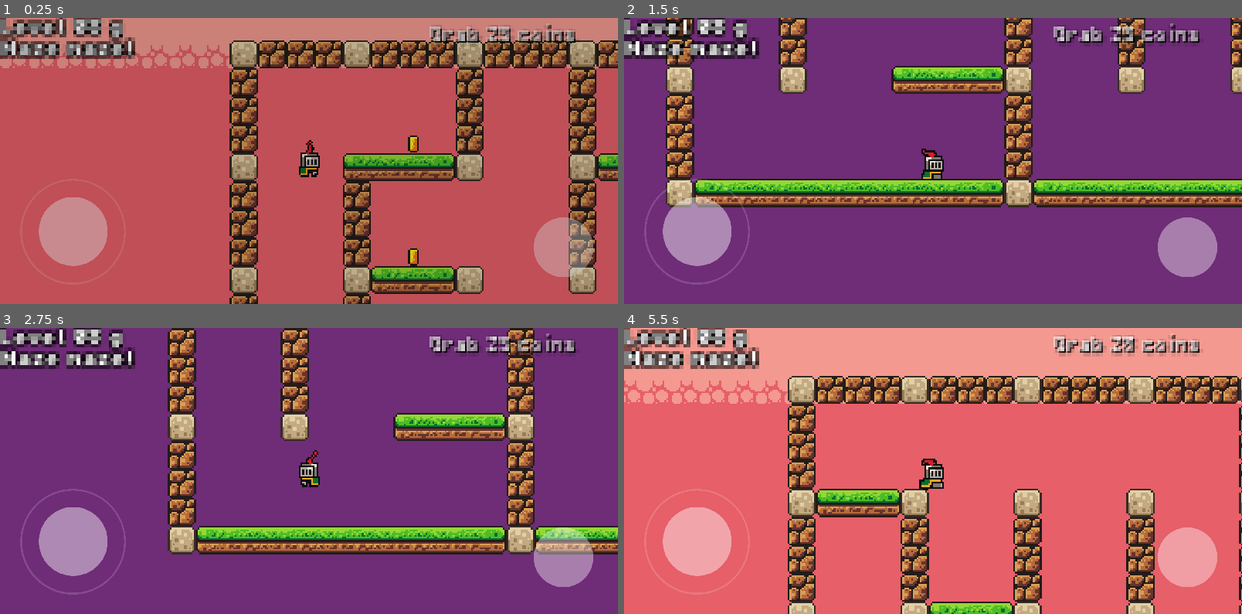
Above: before the commit, frames 1-4 (two rows, left to right).
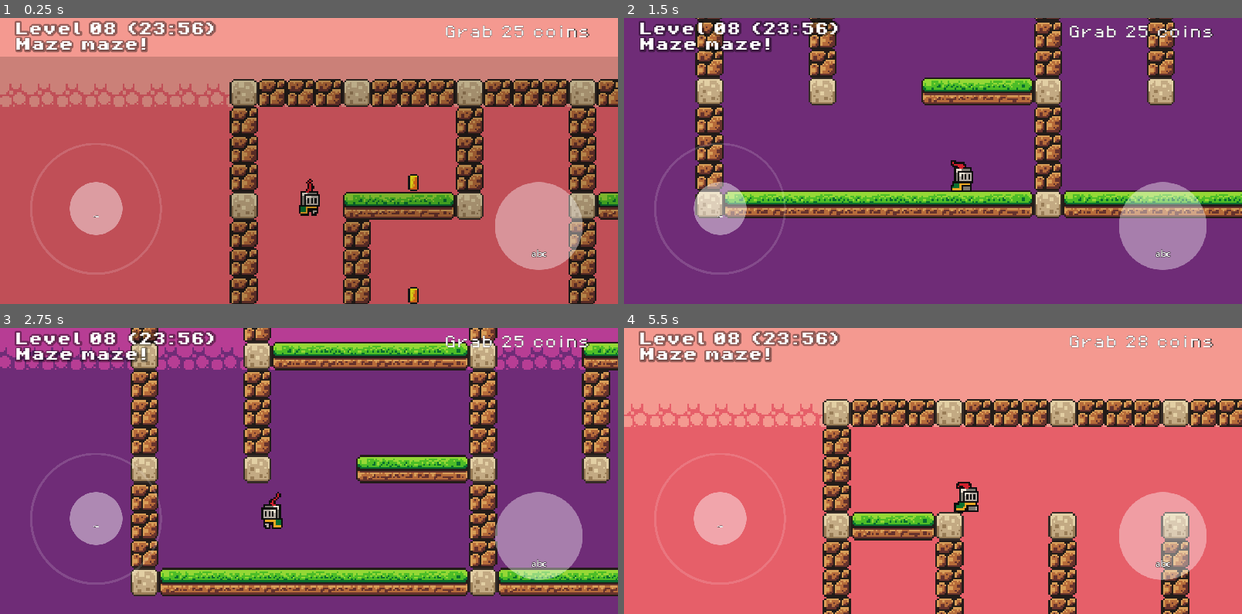
Above: after the commit, the same moments.

Repository: olivierpons/godot-prout-2d
Game: Godot game, scene res://scene/levels/level_08.tscn
Same seed, same stepped clock (60 frames per second), same inputs: the game is played once before the commit and once after it.
Inputs (mouse positions are in pixels of both pictures, inside the frame that each line leads up to):
- Up to frame 1 (0.25 s): no input
- Up to frame 2 (1.5 s): move the mouse to (1068, 146) at 0.52 s; hold D (move_right) 0.53-1.25 s; hold Delete (jump) 0.53-1.25 s; click (1068, 146) at 0.67 s; drag from (809, 175) to (1118, 115) at 1.27 s
- Up to frame 3 (2.75 s): move the mouse to (370, 408) at 2.02 s; hold A (move_left) from 2.03 s (still down); hold Delete (jump) from 2.03 s (still down); click (370, 408) at 2.17 s
- Up to frame 4 (5.5 s): release A (move_left) at 2.75 s; release Delete (jump) at 2.75 s; drag from (902, 528) to (747, 428) at 2.77 s; move the mouse to (1118, 513) at 3.52 s; hold D (move_right) 3.53-4.25 s; hold Delete (jump) 3.53-4.25 s; click (1118, 513) at 3.67 s; tap R (restart_level) at 4.15 s; drag from (747, 428) to (920, 505) at 4.27 s; move the mouse to (963, 471) at 5.02 s; hold D (move_right) from 5.03 s (still down); hold Delete (jump) from 5.03 s (still down); click (963, 471) at 5.17 s

The runs differ from the first frame. In frame 1, 48% of the frame differs, in the area x 0-100%, y 0-100%; in frame 2, 36%; in frame 3, 52%, in the area x 0-100%, y 0-94%; in frame 4, 42%.

Commit message:
Trying something else. Export seems buggy on Windows

Diff:
--- a/project.godot
+++ b/project.godot
@@ -33,6 +33,10 @@
 "res://scene/": "orange",
 "res://scripts/": "blue"
 }
+
+[filesystem]
+
+import/blender/enabled=false
 
 [input]
 
@@ -90,10 +94,10 @@
 [input_devices]
 
 pointing/emulate_touch_from_mouse=true
+pointing/emulate_mouse_from_touch=false
 
 [rendering]
 
 textures/canvas_textures/default_texture_filter=0
-renderer/rendering_method="gl_compatibility"
-renderer/rendering_method.mobile="gl_compatibility"
+renderer/rendering_method="mobile"
 textures/vram_compression/import_etc2_astc=true
--- a/scene/levels/level_08.tscn
+++ b/scene/levels/level_08.tscn
@@ -49,62 +49,16 @@
 script = ExtResource("4_g0faw")
 exit_door = NodePath("../exit_door")
 
-[node name="Player" parent="." instance=ExtResource("3_l6i2a")]
+[node name="Player" parent="." node_paths=PackedStringArray("label_last_modified") instance=ExtResource("3_l6i2a")]
 position = Vector2(-1168, -210)
+label_last_modified = NodePath("../CanvasLayer2/LabelLevel")
 
 [node name="Camera2D" type="Camera2D" parent="Player"]
-position = Vector2(0, -11)
+position = Vector2(0, -12)
 zoom = Vector2(4, 4)
 process_callback = 0
 limit_bottom = 280
-
-[node name="LabelScore" type="Label" parent="Player/Camera2D"]
-unique_name_in_owner = true
-offset_left = 68.0
-offset_top = -81.0
-offset_right = 174.0
-offset_bottom = -61.0
-theme_override_colors/font_color = Color(1, 1, 1, 1)
-theme_override_colors/font_shadow_color = Color(0, 0, 0, 1)
-theme_override_fonts/font = ExtResource("4_k2vn0")
-theme_override_font_sizes/font_size = 8
-text = "Grab XXX coins."
-vertical_alignment = 1
-metadata/_edit_use_anchors_ = true
-
-[node name="mobile_actions" parent="Player/Camera2D" instance=ExtResource("5_5tg0y")]
-position = Vector2(144, 49)
-scale = Vector2(0.17, 0.17)
-
-[node name="mobile-joystick" parent="Player/Camera2D" instance=ExtResource("6_wcp6a")]
-position = Vector2(-134, 40)
-scale = Vector2(0.4, 0.4)
-
-[node name="LabelLevel" type="Label" parent="Player/Camera2D"]
-offset_left = -176.0
-offset_top = -80.0
-offset_right = -24.0
-offset_bottom = -70.0
-theme_override_colors/font_shadow_color = Color(0, 0, 0, 1)
-theme_override_constants/shadow_offset_x = 0
-theme_override_constants/shadow_offset_y = 0
-theme_override_constants/shadow_outline_size = 4
-theme_override_fonts/font = ExtResource("7_efxrt")
-theme_override_font_sizes/font_size = 8
-text = "Level 08 g"
-
-[node name="LabelDesc" type="Label" parent="Player/Camera2D"]
-offset_left = -175.0
-offset_top = -68.0
-offset_right = -23.0
-offset_bottom = -58.0
-theme_override_colors/font_shadow_color = Color(0, 0, 0, 1)
-theme_override_constants/shadow_offset_x = 0
-theme_override_constants/shadow_offset_y = 0
-theme_override_constants/shadow_outline_size = 4
-theme_override_fonts/font = ExtResource("7_efxrt")
-theme_override_font_sizes/font_size = 8
-text = "Maze maze!"
+position_smoothing_enabled = true
 
 [node name="FadeInOut" parent="Player" instance=ExtResource("8_s5f6x")]
 visible = false
@@ -128,3 +82,47 @@
 [node name="Labels" type="Node" parent="."]
 
 [node name="Monsters" type="Node" parent="."]
+
+[node name="CanvasLayer2" type="CanvasLayer" parent="."]
+
+[node name="LabelScore" type="Label" parent="CanvasLayer2"]
+unique_name_in_owner = true
+offset_left = 1005.0
+offset_top = 15.0
+offset_right = 1385.0
+offset_bottom = 47.0
+theme_override_colors/font_color = Color(1, 1, 1, 1)
+theme_override_colors/font_shadow_color = Color(0, 0, 0, 1)
+theme_override_fonts/font = ExtResource("4_k2vn0")
+theme_override_font_sizes/font_size = 32
+text = "Grab XXX coins."
+vertical_alignment = 1
+
+[node name="LabelLevel" type="Label" parent="CanvasLayer2"]
+offset_left = 31.0
+offset_top = 8.0
+offset_right = 431.0
+offset_bottom = 40.0
+theme_override_colors/font_shadow_color = Color(0, 0, 0, 0.384314)
+theme_override_constants/shadow_outline_size = 16
+theme_override_fonts/font = ExtResource("7_efxrt")
+theme_override_font_sizes/font_size = 32
+text = "Level 08 (23:56)"
+
+[node name="LabelDesc" type="Label" parent="CanvasLayer2"]
+offset_left = 32.0
+offset_top = 44.0
+offset_right = 336.0
+offset_bottom = 76.0
+theme_override_colors/font_shadow_color = Color(0, 0, 0, 0.384314)
+theme_override_constants/shadow_outline_size = 16
+theme_override_fonts/font = ExtResource("7_efxrt")
+theme_override_font_sizes/font_size = 32
+text = "Maze maze!"
+
+[node name="mobile-joystick" parent="CanvasLayer2" instance=ExtResource("6_wcp6a")]
+position = Vector2(216, 432)
+scale = Vector2(0.3, 0.3)
+
+[node name="mobile_actions" parent="CanvasLayer2" instance=ExtResource("5_5tg0y")]
+position = Vector2(1220, 472)
--- a/scene/mobile_actions.tscn
+++ b/scene/mobile_actions.tscn
@@ -16,5 +16,17 @@
 self_modulate = Color(1, 1, 1, 0.388235)
 texture = ExtResource("1_4e3wx")
 
+[node name="Label" type="Label" parent="."]
+offset_left = -67.0
+offset_top = 47.0
+offset_right = 67.0
+offset_bottom = 70.0
+theme_override_colors/font_outline_color = Color(0, 0, 0, 1)
+theme_override_constants/outline_size = 3
+theme_override_font_sizes/font_size = 20
+text = "abc"
+horizontal_alignment = 1
+vertical_alignment = 1
+
 [connection signal="pressed" from="." to="." method="_on_pressed"]
 [connection signal="released" from="." to="." method="_on_released"]
--- a/scene/mobile_joystick.tscn
+++ b/scene/mobile_joystick.tscn
@@ -5,33 +5,36 @@
 [ext_resource type="Texture2D" uid="uid://b004f151aiugy" path="res://assets/sprites/joystick_mobile/circle.png" id="4_mjudl"]
 
 [sub_resource type="CircleShape2D" id="CircleShape2D_6yucc"]
-radius = 80.0
+radius = 600.0
 
-[node name="mobile-joystick" type="TouchScreenButton"]
-self_modulate = Color(1, 1, 1, 0.4)
-shape = SubResource("CircleShape2D_6yucc")
-passby_press = true
-visibility_mode = 1
-script = ExtResource("1_jlxgm")
-circle_size = 80.0
-
-[node name="joystick circle" type="Sprite2D" parent="."]
+[node name="joystick circle" type="Sprite2D"]
 self_modulate = Color(1, 1, 1, 0.145098)
 scale = Vector2(0.15, 0.15)
 texture = ExtResource("4_mjudl")
 
 [node name="knob" type="Sprite2D" parent="."]
 self_modulate = Color(1, 1, 1, 0.439216)
-scale = Vector2(0.49, 0.49)
+scale = Vector2(2, 2)
 texture = ExtResource("4_lsjmd")
 
 [node name="Label" type="Label" parent="."]
 offset_left = -67.0
 offset_top = 47.0
 offset_right = 67.0
-offset_bottom = 70.0
+offset_bottom = 73.0
+theme_override_colors/font_outline_color = Color(0, 0, 0, 1)
+theme_override_constants/outline_size = 4
+theme_override_font_sizes/font_size = 18
+text = "aabb"
 horizontal_alignment = 1
 vertical_alignment = 1
 
-[connection signal="pressed" from="." to="." method="_on_pressed"]
-[connection signal="released" from="." to="." method="_on_released"]
+[node name="mobile-joystick" type="TouchScreenButton" parent="."]
+self_modulate = Color(1, 1, 1, 0.4)
+shape = SubResource("CircleShape2D_6yucc")
+passby_press = true
+script = ExtResource("1_jlxgm")
+circle_size = 600.0
+
+[connection signal="pressed" from="mobile-joystick" to="mobile-joystick" method="_on_pressed"]
+[connection signal="released" from="mobile-joystick" to="mobile-joystick" method="_on_released"]
--- a/scripts/game_manager.gd
+++ b/scripts/game_manager.gd
@@ -3,6 +3,7 @@
 @export var debug: bool = false
 @export var audio_stream: AudioStream = null
 @onready var timer_open_door = $TimerOpenDoor
+@onready var game = $".."
 
 var _label_score: Label = null
 var to_collect = 0
@@ -37,7 +38,7 @@
 			.find_child("FadeInOut", true, false)
 			.find_child("AnimationPlayer", true, false)
 	)
-	_label_score = player.find_child("LabelScore", true, false)
+	_label_score = game.find_child("LabelScore", true, false)
 	call_deferred("_count_coins")
 
 func _count_coins():
@@ -48,8 +49,8 @@
 	exit_door = get_tree().get_nodes_in_group("exit")[0]
 	refresh_collected()
 
-func _process(_delta):
-	if Input.is_action_just_pressed("restart_level"):
+func _input(event):
+	if event.is_action_pressed("restart_level"):
 		get_tree().reload_current_scene()
 
 func _on_timer_open_door_timeout():
--- a/scripts/global.gd
+++ b/scripts/global.gd
@@ -68,3 +68,27 @@
 
 func fade_all() -> void:
 	_anim_player.play("fade_all")
+
+func set_text_to_last_modified(label: Label):
+	var scene_path = get_tree().current_scene.scene_file_path
+	var modification_time = FileAccess.get_modified_time(scene_path)
+	if modification_time != 0:
+		# Convertissez le timestamp Unix en date et heure lisible
+		var date_time_dict: Dictionary = Time.get_datetime_dict_from_unix_time(
+			modification_time
+		)
+		var time_zone_dict: Dictionary = Time.get_time_zone_from_system()
+		var minutes_bias: int = time_zone_dict["bias"]
+		date_time_dict["hour"] += minutes_bias / 60
+		date_time_dict["minute"] += minutes_bias % 60
+		var formatted_date: String = "%02d-%02d-%04d %02d:%02d:%02d" % [
+			date_time_dict["day"],
+			date_time_dict["month"],
+			date_time_dict["year"],
+			date_time_dict["hour"],
+			date_time_dict["minute"],
+			date_time_dict["second"]
+		]
+		label.text = formatted_date
+	else:
+		label.text = "Impossible de récupérer les informations de modification."
--- a/scripts/mobile/joystick.gd
+++ b/scripts/mobile/joystick.gd
@@ -1,7 +1,7 @@
 extends Node2D
 
-@onready var knob = $knob
-@onready var label = $Label
+@onready var knob = $"../knob"
+@onready var label = $"../Label"
 @export var return_duration: float =  0.5
 @export var circle_size: float = 100
 var current_direction: Vector2 = Vector2.ZERO
@@ -16,29 +16,29 @@
 	if event is InputEventScreenDrag and index_dragging >= 0:
 		var local_mouse_pos: Vector2 = to_local(get_global_mouse_position())
 		if event.get_index() == index_dragging:
-			label.text += "." + str(index_dragging)
+			label.text += str(index_dragging)
 			update_knob_position(local_mouse_pos)
 		else:
 			label.text += "?" + str(index_dragging)
-	elif event is InputEventScreenTouch:
-		var local_mouse_pos: Vector2 = to_local(get_global_mouse_position())
-		if event.pressed and index_dragging < 0:
-			if (local_mouse_pos - knob.position).length() <= circle_size:
-				index_dragging = event.get_index()
-				label.text = "new: " + str(index_dragging)
-				update_knob_position(local_mouse_pos)
-		elif not event.pressed and index_dragging >= 0:
-			label.text += "-" + str(index_dragging)
-			index_dragging = -1
-			var tween = create_tween()
-			tween.tween_property(
-				knob, "position", knob_local_position, return_duration
-			).set_trans(Tween.TRANS_CUBIC).set_ease(Tween.EASE_OUT)
-			# reset_input_actions:
-			Input.action_release("move_left")
-			Input.action_release("move_right")
-			Input.action_release("move_up")
-			Input.action_release("move_down")
+	#elif event is InputEventScreenTouch:
+	#	var local_mouse_pos: Vector2 = to_local(get_global_mouse_position())
+	#	if event.pressed and index_dragging < 0:
+	#		if (local_mouse_pos - knob.position).length() <= circle_size:
+	#			index_dragging = event.get_index()
+	#			label.text = "new: " + str(index_dragging)
+	#			update_knob_position(local_mouse_pos)
+	#	elif not event.pressed and index_dragging >= 0:
+	#		label.text += "-" + str(index_dragging)
+	#		index_dragging = -1
+	#		var tween = create_tween()
+	#		tween.tween_property(
+	#			knob, "position", knob_local_position, return_duration
+	#		).set_trans(Tween.TRANS_CUBIC).set_ease(Tween.EASE_OUT)
+	#		# reset_input_actions:
+	#		Input.action_release("move_left")
+	#		Input.action_release("move_right")
+	#		Input.action_release("move_up")
+	#		Input.action_release("move_down")
 
 func update_knob_position(new_position: Vector2):
 	var offset = new_position - knob_local_position
@@ -85,9 +85,20 @@
 
 func _on_pressed():
 	print("_on_pressed")
+	label.text = "+"
 	index_dragging = 0
 
 
 func _on_released():
-	print("_on_pressed")
+	print("_on_released")
+	label.text += "-"
 	index_dragging = -1
+	var tween = create_tween()
+	tween.tween_property(
+		knob, "position", knob_local_position, return_duration
+	).set_trans(Tween.TRANS_CUBIC).set_ease(Tween.EASE_OUT)
+	# reset_input_actions:
+	Input.action_release("move_left")
+	Input.action_release("move_right")
+	Input.action_release("move_up")
+	Input.action_release("move_down")
--- a/scripts/mobile_actions.gd
+++ b/scripts/mobile_actions.gd
@@ -1,32 +1,9 @@
 extends Node2D
 
 @export var circle_size: float = 100
-var pressing: bool = false
-var index_pressed: int = -1
-@onready var knob = $Knob
-
-#func _ready():
-#	if OS.has_feature("mobile") or OS.has_feature("web"):
-#		visible = true
-#	else:
-#		queue_free()
-
-
-func _input(event):
-	if event is InputEventScreenTouch:
-		var local_mouse_pos: Vector2 = to_local(get_global_mouse_position())
-		if event.pressed and index_pressed < 0:
-			if (local_mouse_pos - knob.position).length() <= circle_size:
-				index_pressed = event.get_index()
-				Input.action_press("jump")
-		elif not event.pressed and index_pressed >= 0:
-			index_pressed = -1
-			Input.action_release("jump")
-
 
 func _on_pressed():
-	print("_on_pressed")
-
+	Input.action_press("jump")
 
 func _on_released():
-	print("_on_released")
+	Input.action_release("jump")
--- a/scripts/player.gd
+++ b/scripts/player.gd
@@ -1,4 +1,6 @@
 extends CharacterBody2D
+
+@export var label_last_modified: Label = null
 
 @export_group("Speed")
 @export var max_horizontal_speed = 200.0  # Max X speed
@@ -42,6 +44,8 @@
 
 func _ready():
 	add_to_group("player")
+	#if label_last_modified:
+	#	global.set_text_to_last_modified(label_last_modified)
 
 func _input(_event):
 	if Input.is_action_pressed("quit"):
Not shown, changed: export/index.html
Not shown, changed: export/index.pck
Not shown, changed: export/index.service.worker.js
